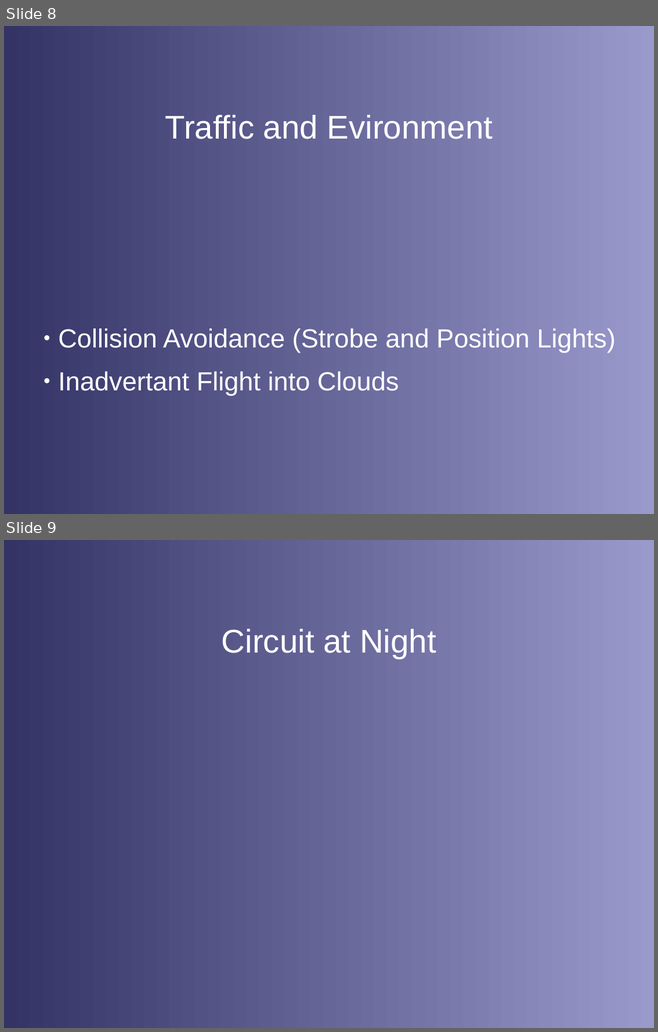
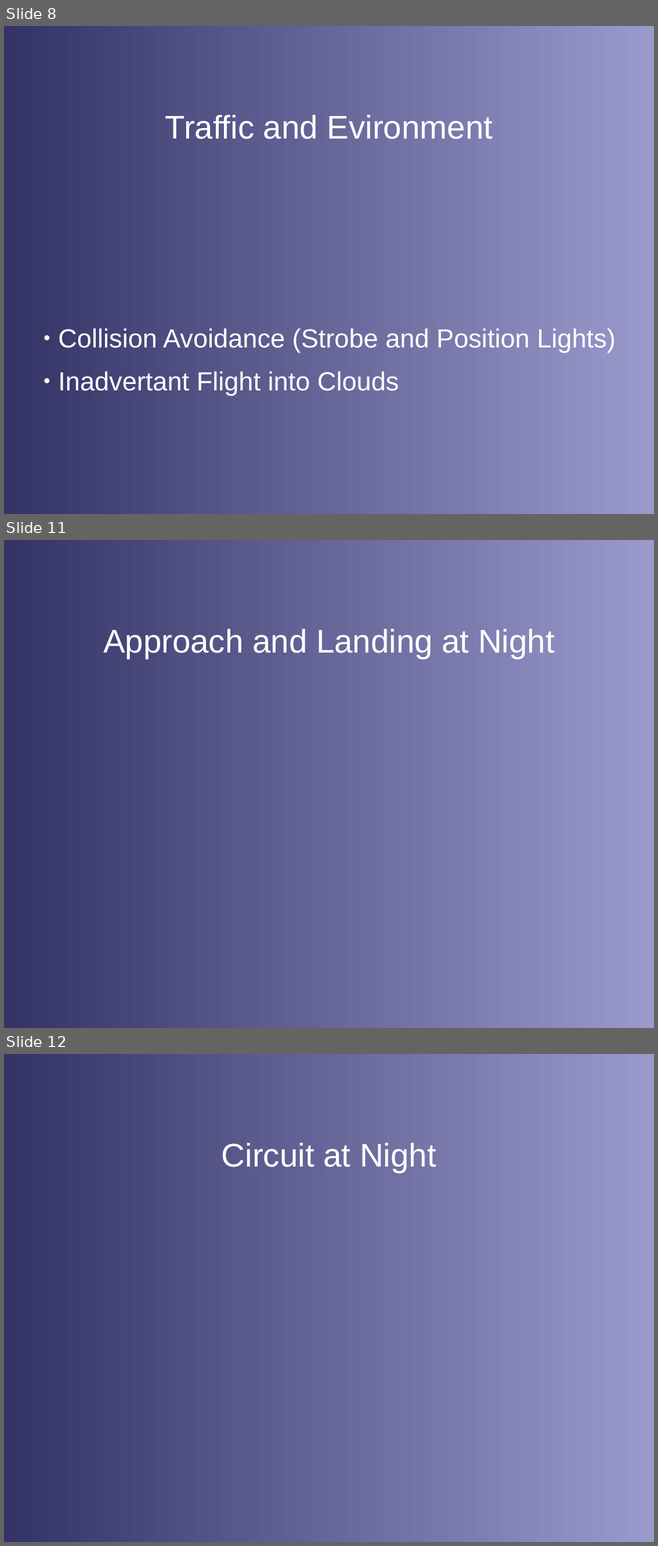
Before and after one commit to stephanheinemann/flight, a slide deck: FI/NightFlying/NightFlying.odp. Shown one above the other, each under a label of ours: slides 8 and 9 before the commit, slides 8, 11 and 12 after it; the slides between them are not shown. The pictures are 658x1032 and 658x1546 pixels, drawn with LibreOffice and Linux fonts; fonts in the diff are those of the drawing; background and template pictures are left out. Boxes give left, top, right and bottom in pixels: in the first picture for what was removed or moved away, otherwise in the second. Text is boxed around its words. In the diff, an @@ line names an element or a change of style, - is before the commit and + after.

Commit message:
extended night flying presentation

```diff
--- a/FI/NightFlying/NightFlying.odp
+++ b/FI/NightFlying/NightFlying.odp
@@ slide 11 added at (x1=4, y1=540, x2=654, y2=1028), background gradient #333366 to #9999CC @@
@@ title added at (x1=103, y1=629, x2=554, y2=658), 40 pt, text #FFFFFF @@
+Approach and Landing at Night
@@ what was slide 9 is now slide 12 @@
```
Also in this commit, not shown: 2 other slides added.
